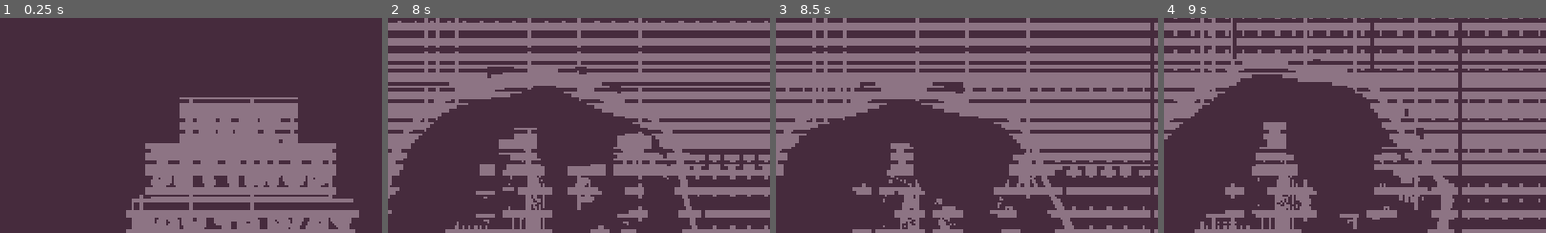
Above: before the commit, frames 1-4 (left to right).
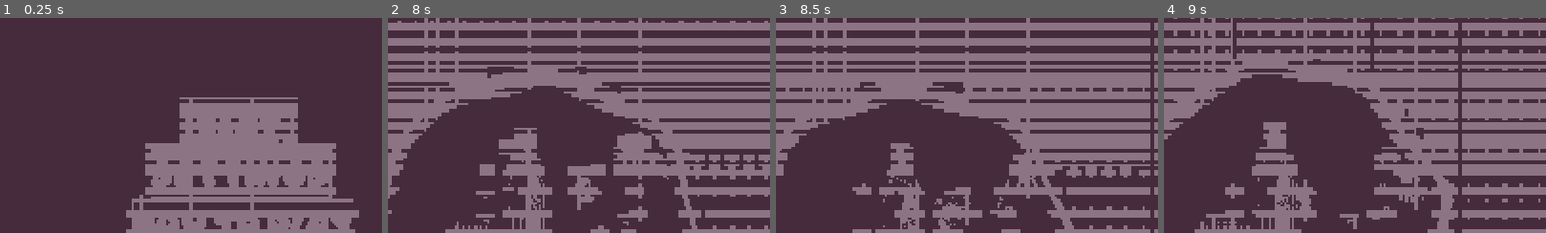
Above: after the commit, the same moments.

Repository: arrowira/shrine2Cjam
Game: Godot game, scene res://Scenes/main_menu.tscn
The game is run twice, just before and just after one commit, with the same random seed, the same clock (stepped at 60 frames per second) and the same inputs.
Inputs (mouse positions are % of the whole screen's width and height, from its top left):
- Up to frame 1 (0.25 s): no input
- Up to frame 2 (8 s): click "PLAY" at 0.5 s; move the mouse to (72, 45) at 1.27 s; hold Right (right) 1.28-2.03 s; click (72, 45) at 1.35 s; move the mouse to (30, 55) at 2.02 s; hold Down (down) 2.03-2.78 s; click (30, 55) at 2.1 s; move the mouse to (60, 28) at 2.77 s; hold Right (right) 2.78-3.53 s; right-click (60, 28) at 2.85 s; click (60, 28) at 3.05 s; move the mouse to (45, 70) at 3.52 s; hold Up (up) 3.53-4.28 s; tap Space (dash) at 3.6, 6.6 s; click (45, 70) at 3.8 s; move the mouse to (80, 65) at 4.27 s; hold Left (left) 4.28-5.78 s; click (80, 65) at 4.35 s; move the mouse to (20, 35) at 5.02 s; click (20, 35) at 5.1 s; move the mouse to (55, 50) at 5.77 s; hold Down (down) 5.78-6.53 s; right-click (55, 50) at 5.85 s; click (55, 50) at 6.05 s; move the mouse to (35, 25) at 6.52 s; hold Right (right) 6.53-7.28 s; click (35, 25) at 6.8 s; move the mouse to (72, 45) at 7.27 s; hold Up (up) from 7.28 s (still down); click (72, 45) at 7.35 s
- Up to frame 3 (8.5 s): move the mouse to (30, 55) at 8.02 s; release Up (up) at 8.03 s; hold Right (right) from 8.03 s (still down); click (30, 55) at 8.1 s
- Up to frame 4 (9 s): move the mouse to (60, 28) at 8.77 s; release Right (right) at 8.78 s; hold Down (down) from 8.78 s (still down); right-click (60, 28) at 8.85 s
The pictures show only the part of the screen within x 18-68%, y 14-64%; the shares and areas given below are measured in that part.

Frames 1-2 are identical in both runs. In frame 3, 0.6% of the frame differs, in the area x 44-54%, y 78-97%; in frame 4, nothing differs.

Commit message:
Blood Fix

Diff:
--- a/shrine-jam/Scenes/Blood.tscn
+++ b/shrine-jam/Scenes/Blood.tscn
@@ -1,4 +1,11 @@
 [gd_scene format=3 uid="uid://byfydu5n1kd37"]
+
+[sub_resource type="Curve" id="Curve_jl4bd"]
+_data = [Vector2(0, 1), 0.0, 0.0, 0, 0, Vector2(1, 0), 0.0, 0.0, 0, 0]
+point_count = 2
+
+[sub_resource type="CurveTexture" id="CurveTexture_jl4bd"]
+curve = SubResource("Curve_jl4bd")
 
 [sub_resource type="ParticleProcessMaterial" id="ParticleProcessMaterial_738o6"]
 particle_flag_disable_z = true
@@ -8,6 +15,7 @@
 gravity = Vector3(0, 0, 0)
 scale_min = 20.0
 scale_max = 20.0
+scale_curve = SubResource("CurveTexture_jl4bd")
 
 [node name="Blood" type="GPUParticles2D" unique_id=691926786]
 position = Vector2(-1, 1)
@@ -16,5 +24,5 @@
 lifetime = 0.7
 one_shot = true
 speed_scale = 2.0
-explosiveness = 1.0
+explosiveness = 0.6
 process_material = SubResource("ParticleProcessMaterial_738o6")
--- a/shrine-jam/Scripts/EnemyBehaviour.gd
+++ b/shrine-jam/Scripts/EnemyBehaviour.gd
@@ -15,7 +15,7 @@
 var preHitState
 var pGhost = preload("res://Scenes/grunt_ghost.tscn")
 var canDamage = true
-
+var Blood = preload("res://Scenes/Blood.tscn")
 
 func _process(delta: float) -> void:
 	playerPos = get_tree().current_scene.playerPos
@@ -159,6 +159,14 @@
 func swordHit():
 	var damage
 	var kbStrength
+	var b = Blood.instantiate()
+	get_tree().current_scene.get_node("SFX/EnemyHit").stop()
+	get_tree().current_scene.get_node("SFX/EnemyHit").play()
+	get_parent().add_child(b)
+	b.global_position = global_position
+	var D = global_position - get_parent().get_node("Player").global_position
+	b.global_rotation = D.angle()
+	b.emitting = true
 	get_tree().current_scene.get_node("SFX/EnemyHit").stop()
 	get_tree().current_scene.get_node("SFX/EnemyHit").play()
 	movementDir = -playerDir
